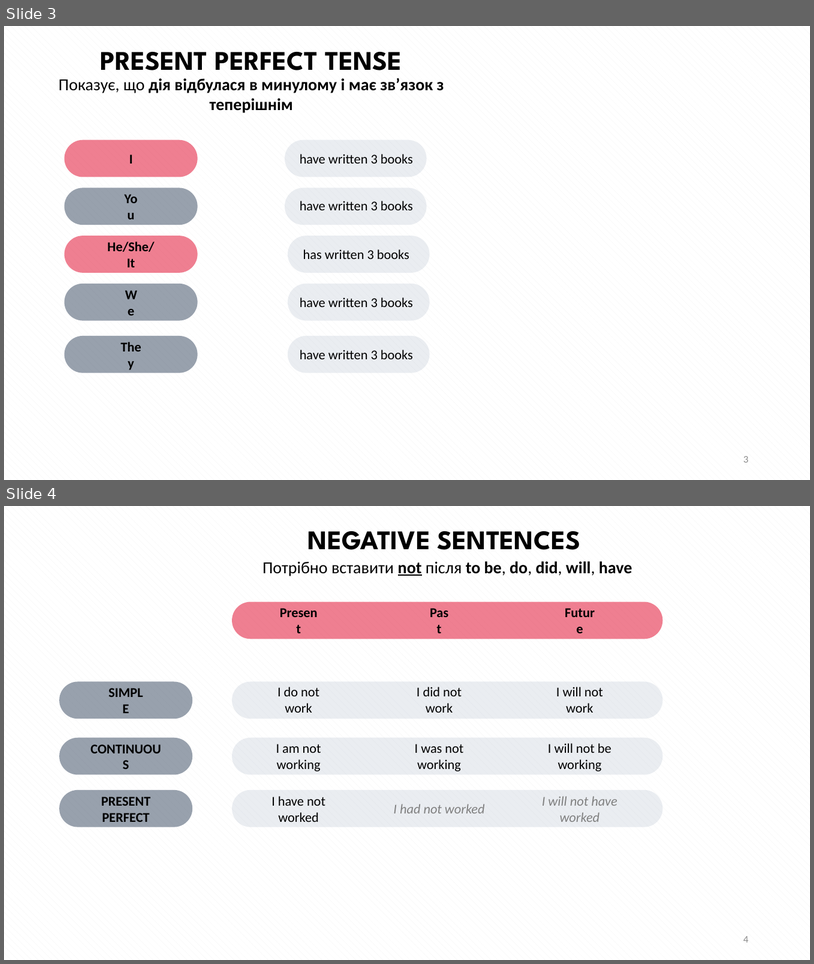
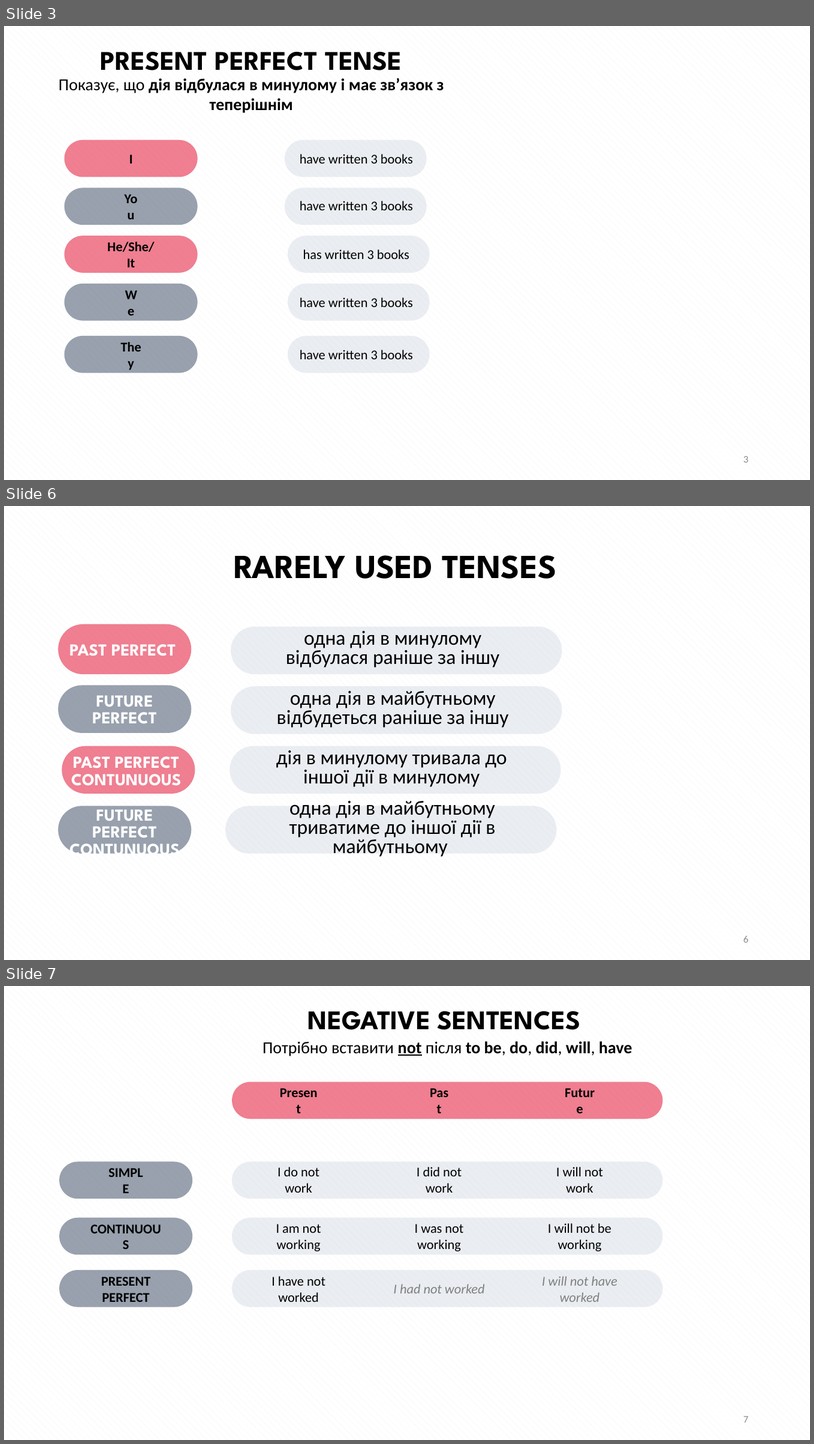
Before and after one commit to vikhulei/TeachLearnFullStack, a slide deck: public/docs/Reviews.pptx. Shown one above the other, each under a label of ours: slides 3 and 4 before the commit, slides 3, 6 and 7 after it; the slides between them are not shown. The pictures are 814x964 and 814x1444 pixels, drawn with LibreOffice and Linux fonts; fonts in the diff are those of the drawing. Boxes give left, top, right and bottom in pixels: in the first picture for what was removed or moved away, otherwise in the second. Text is boxed around its words. In the diff, an @@ line names an element or a change of style, - is before the commit and + after.

```diff
--- a/public/docs/Reviews.pptx
+++ b/public/docs/Reviews.pptx
@@ slide 6 added at [4, 506, 810, 960], background pattern #F2F2F2 on #FFFFFF @@
@@ text added at [234, 555, 557, 579], 40 pt, text #000000, bold @@
+RARELY USED TENSES
@@ rounded rectangle added at [58, 624, 191, 674], fill #E31737 at 55% opacity @@
@@ rounded rectangle added at [231, 627, 563, 674], fill #ADB9CA at 25% opacity @@
@@ text added at [286, 631, 500, 667], 24 pt, text #000000 @@
+одна дія в минулому відбулася раніше за іншу
@@ text added at [69, 644, 176, 655], 20 pt, text #FFFFFF, bold @@
+PAST PERFECT
@@ rounded rectangle added at [58, 685, 191, 733], fill #44546A at 55% opacity @@
@@ text added at [92, 695, 157, 723], 20 pt, text #FFFFFF, bold @@
+FUTURE PERFECT
@@ rounded rectangle added at [231, 686, 563, 734], fill #ADB9CA at 25% opacity @@
@@ text added at [277, 691, 509, 727], 24 pt, text #000000 @@
+одна дія в майбутньому відбудеться раніше за іншу
@@ rounded rectangle added at [62, 746, 195, 794], fill #E31737 at 55% opacity @@
@@ text added at [71, 756, 181, 790], 20 pt, text #FFFFFF, bold @@
+PAST PERFECT
+CONTUNUOUS
@@ rounded rectangle added at [230, 746, 561, 794], fill #ADB9CA at 25% opacity @@
@@ text added at [276, 750, 507, 787], 24 pt, text #000000 @@
+дія в минулому тривала до іншої дії в минулому
@@ rounded rectangle added at [58, 805, 191, 853], fill #44546A at 55% opacity @@
@@ text added at [69, 804, 179, 853], 20 pt, text #FFFFFF, bold @@
+FUTURE PERFECT
+CONTUNUOUS
@@ rounded rectangle added at [225, 805, 557, 853], fill #ADB9CA at 25% opacity @@
@@ text added at [290, 801, 495, 856], 24 pt, text #000000 @@
+одна дія в майбутньому триватиме до іншої дії в майбутньому
@@ page number added at [744, 936, 749, 942], 12 pt, text #8C8C8C @@
+6
@@ what was slide 4 is now slide 7 @@
@@ page number at [744, 1416, 749, 1422]: text changed @@
-4
+7
```
Also in this commit, not shown: 2 other slides added, 18 other files.
